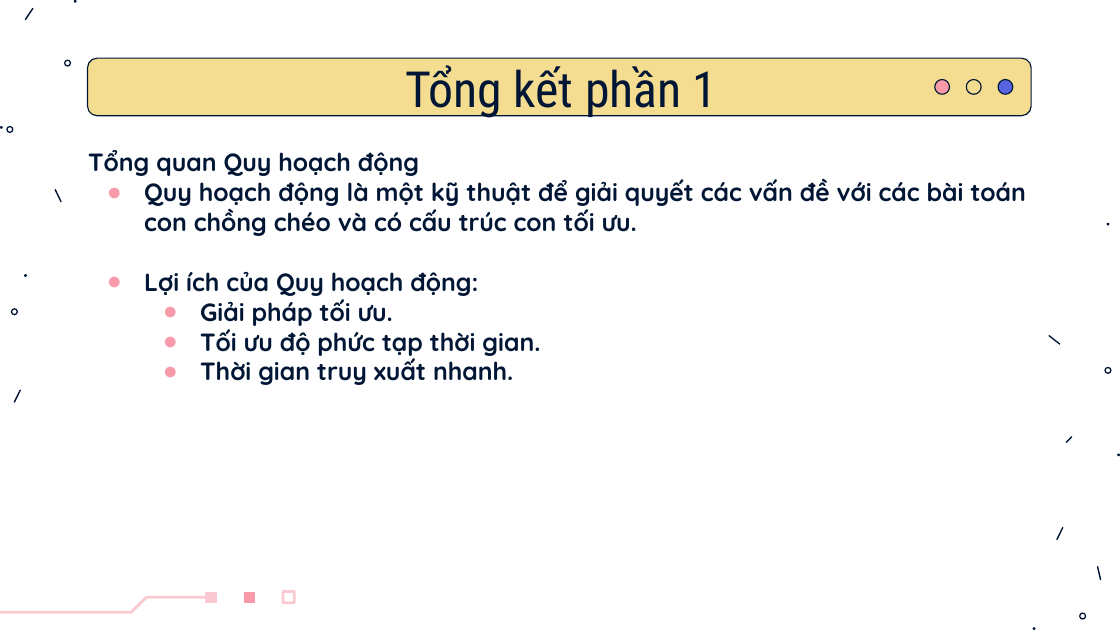
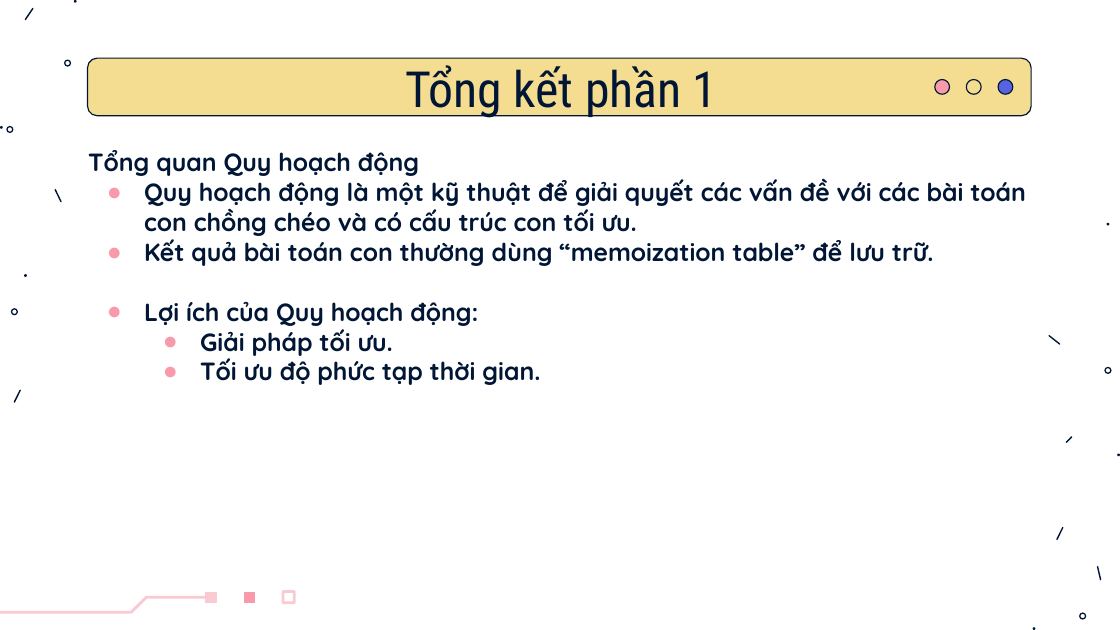
Before and after one commit to Tox1cCoder/CS112, a slide deck: slide 11 of Slide.pptx. Drawn at 1120x630 pixels with LibreOffice and Linux fonts; fonts in the diff are those of the drawing. Boxes give left, top, right and bottom in pixels: in the first picture for what was removed or moved away, otherwise in the second. Text is boxed around its words. In the diff, an @@ line names an element or a change of style, - is before the commit and + after.

```diff
--- a/Slide.pptx
+++ b/Slide.pptx
@@ text at bbox=[144, 235, 934, 266]: paragraph added @@
+● Kết quả bài toán con thường dùng “memoization table” để lưu trữ.
@@ text at bbox=[200, 355, 513, 385]: paragraph removed @@
-● Thời gian truy xuất nhanh.
```
Also in this commit, not shown: 6 other slides changed, 1 slide added.
